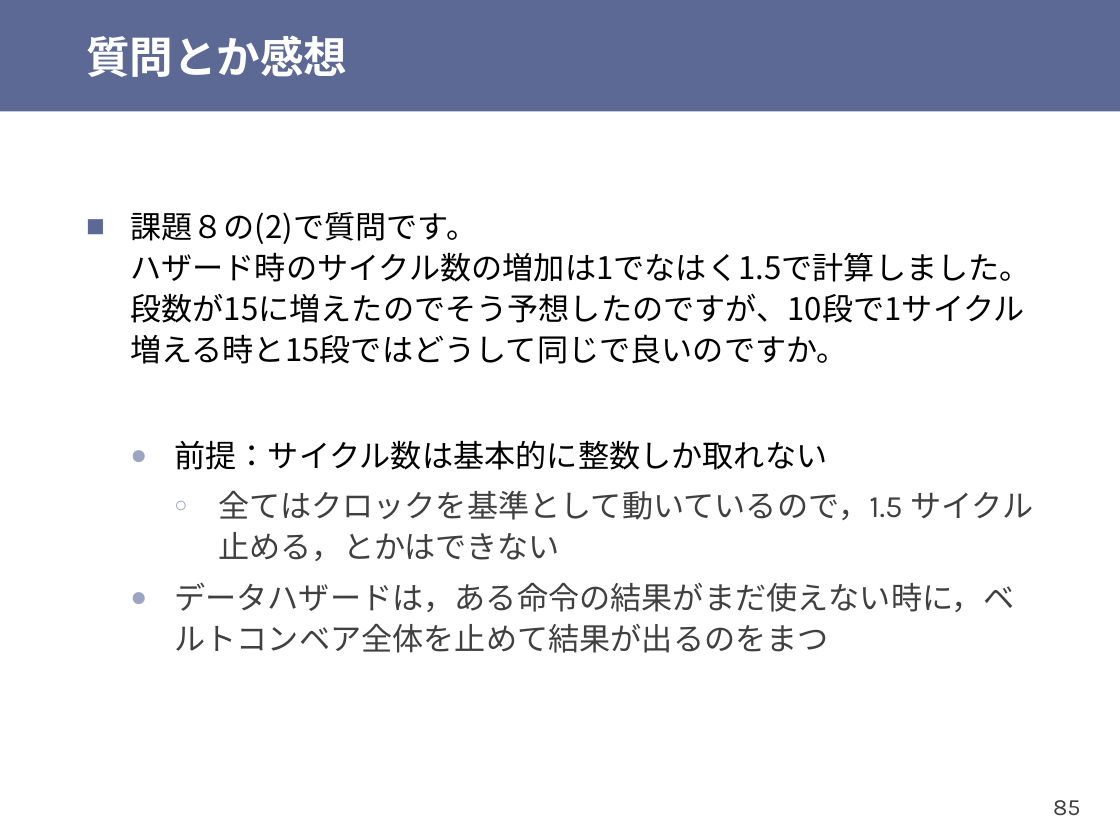
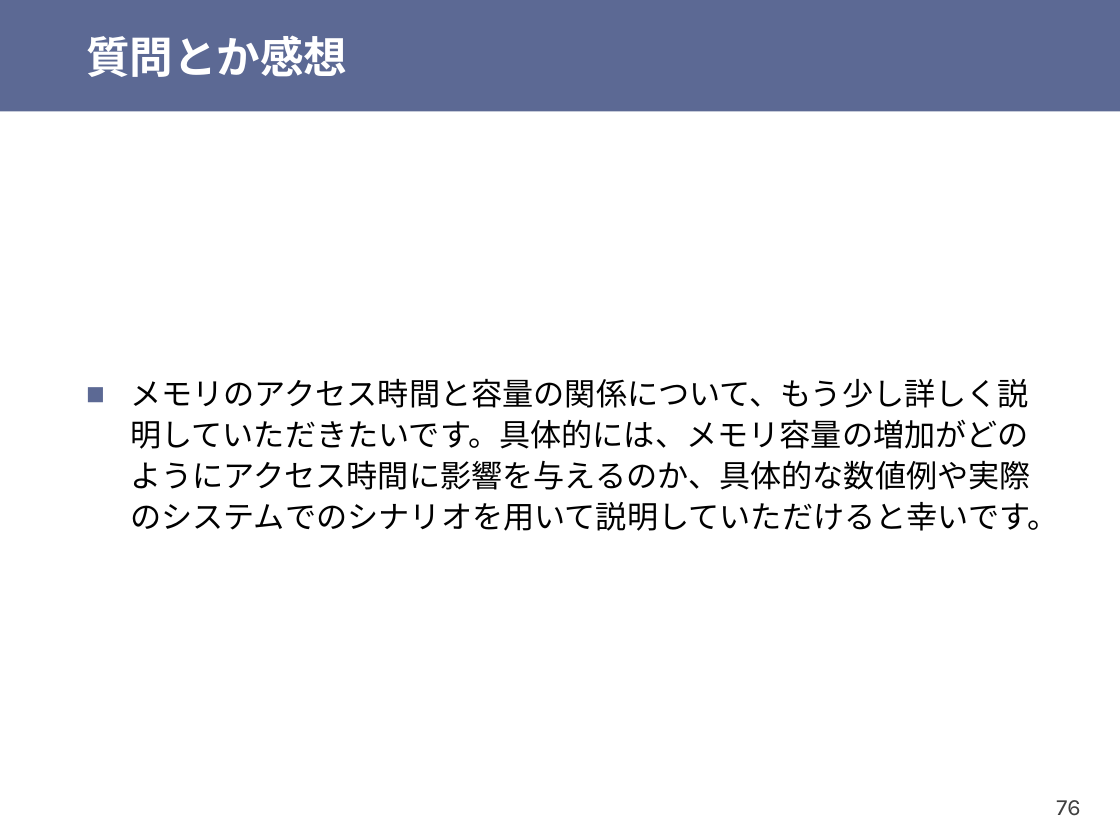
Before and after one commit to shioyadan/otya-computer-architecture-i, a slide deck: slide 76 of cai-shioya-10.pptx (slide 85 before the commit). Drawn at 1120x840 pixels with LibreOffice and Linux fonts; fonts in the diff are those of the drawing. Boxes give left, top, right and bottom in pixels: in the first picture for what was removed or moved away, otherwise in the second. Text is boxed around its words. In the diff, an @@ line names an element or a change of style, - is before the commit and + after.

```diff
--- a/cai-shioya-10.pptx
+++ b/cai-shioya-10.pptx
@@ text at box(130, 378, 1058, 531): text changed @@
-■ 課題８の(2)で質問です。
-  ハザード時のサイクル数の増加は1でなはく1.5で計算しました。
-  段数が15に増えたのでそう予想したのですが、10段で1サイクル増える時と15段ではどうして同じで良いのですか。
-  ● 前提：サイクル数は基本的に整数しか取れない
-    ○ 全てはクロックを基準として動いているので，1.5 サイクル止める，とかはできない
-  ● データハザードは，ある命令の結果がまだ使えない時に，ベルトコンベア全体を止めて結果が出るのをまつ
+■ メモリのアクセス時間と容量の関係について、もう少し詳しく説明していただきたいです。具体的には、メモリ容量の増加がどのようにアクセス時間に影響を与えるのか、具体的な数値例や実際のシステムでのシナリオを用いて説明していただけると幸いです。
@@ page number at box(1056, 800, 1080, 816): text changed @@
-85
+76
```
Also in this commit, not shown: 25 other slides changed, 2 slides added, 25 slides removed, 1 other file.
